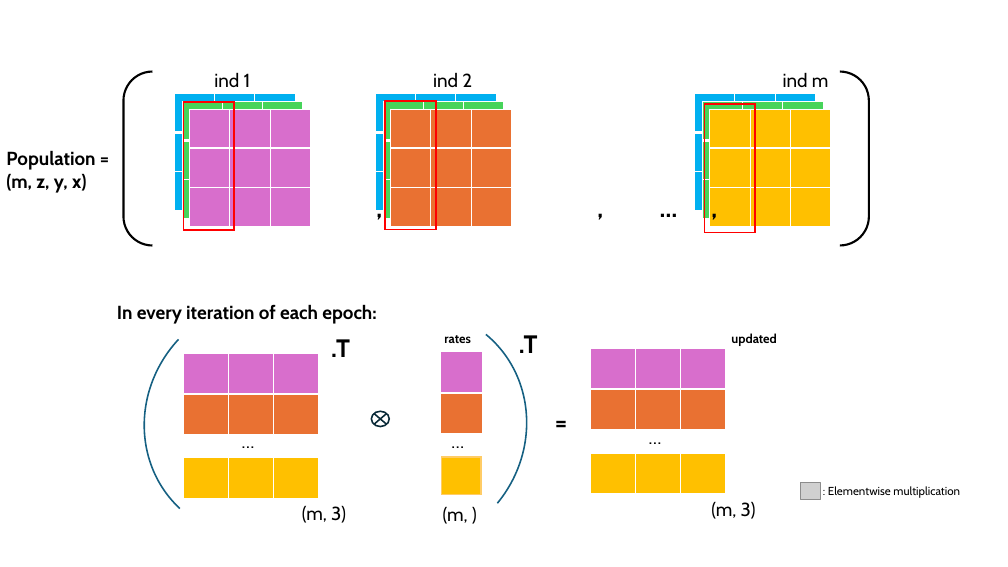
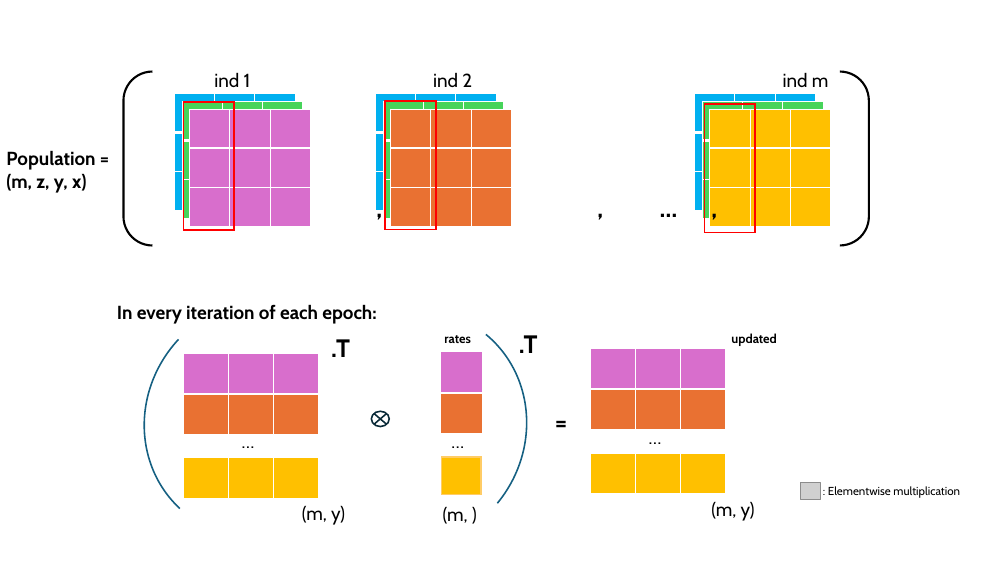
Before and after one commit to LoqmanSamani/grn-designer, a slide deck: slide 19 of pres/sim_system.pptx. Drawn at 1008x567 pixels with LibreOffice and Linux fonts; fonts in the diff are those of the drawing; grey boxes stand for pictures. Boxes give left, top, right and bottom in pixels: in the first picture for what was removed or moved away, otherwise in the second. Text is boxed around its words. In the diff, an @@ line names an element or a change of style, - is before the commit and + after.

```diff
--- a/pres/sim_system.pptx
+++ b/pres/sim_system.pptx
@@ text at bbox=[302, 505, 345, 525]: text changed @@
-(m, 3)
+(m, y)
@@ text at bbox=[711, 501, 755, 521]: text changed @@
-(m, 3)
+(m, y)
```
Also in this commit, not shown: 1 other file.
